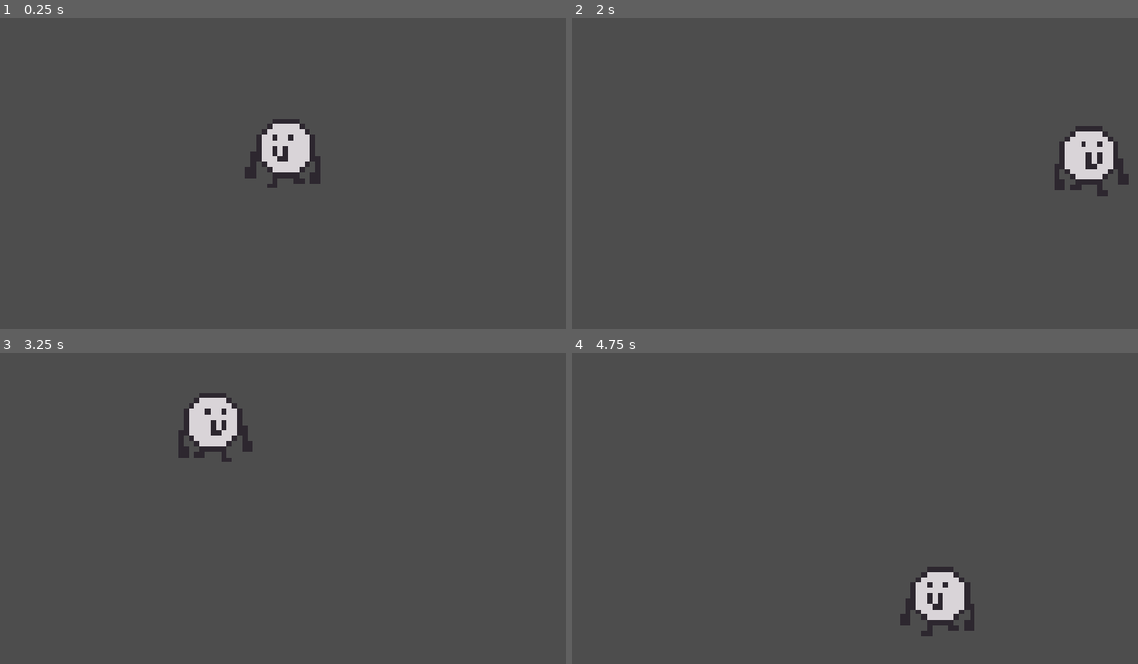
Above: before the commit, frames 1-4 (two rows, left to right).
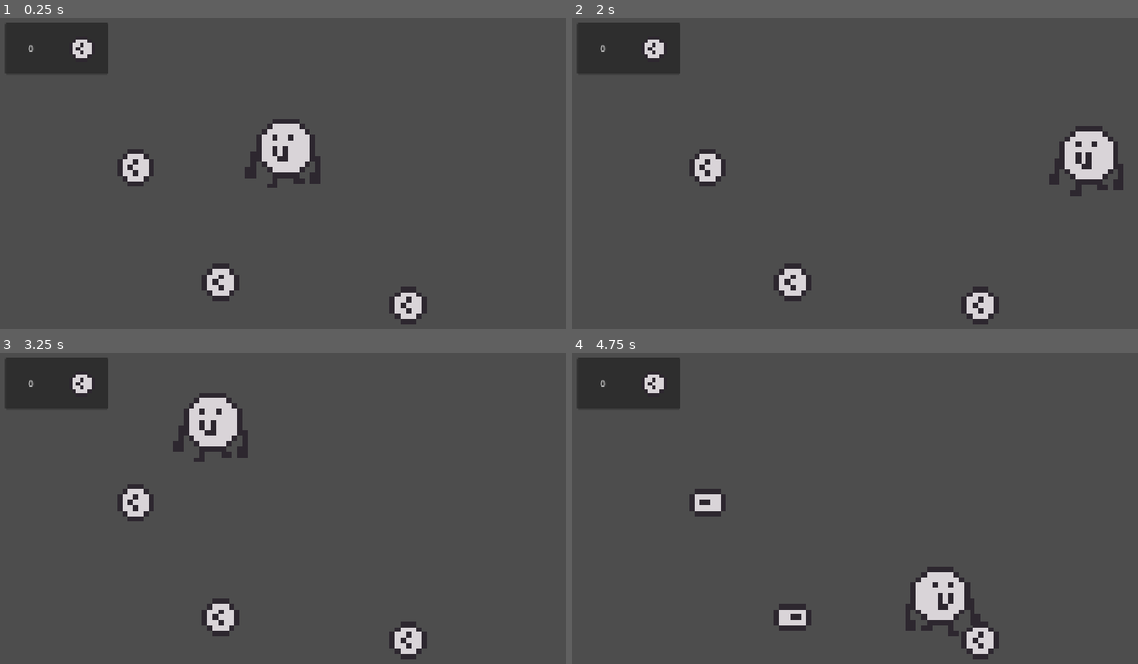
Above: after the commit, the same moments.

Repository: xvibyt/bob
Game: Godot game, scene res://main.tscn
Two runs of this game, one before a commit and one after it. Both use one fixed random seed, a clock stepped at 60 frames per second and the inputs below.
Inputs (mouse positions are in pixels of both pictures, inside the frame that each line leads up to):
- Up to frame 1 (0.25 s): no input
- Up to frame 2 (2 s): tap Enter at 0.5 s; move the mouse to (1002, 167) at 0.52 s; hold Right 0.53-1.28 s; tap Alt at 0.6 s; click (1002, 167) at 0.67 s; move the mouse to (741, 201) at 1.27 s; hold Down from 1.28 s (still down); tap Shift at 1.35 s
- Up to frame 3 (3.25 s): move the mouse to (356, 443) at 2.02 s; release Down at 2.03 s; hold Right 2.03-2.78 s; tap Alt at 2.1 s; move the mouse to (260, 586) at 2.77 s; hold Up from 2.78 s (still down); tap Shift at 2.85 s; click (260, 586) at 2.92 s
- Up to frame 4 (4.75 s): move the mouse to (1047, 570) at 3.52 s; release Up at 3.53 s; hold Left from 3.53 s (still down); tap Alt at 3.6 s; move the mouse to (679, 464) at 4.27 s; tap Shift at 4.35 s

The runs differ from the first frame. In frame 1, 4.8% of the frame differs, in the area x 1-76%, y 1-99%; in frame 2, 5.2%, in the area x 1-99%, y 1-99%; in frame 3, 5.2%; in frame 4, 5.0%.

Commit message:
Added coin system

Diff:
--- /dev/null
+++ b/bob/Coin.tscn
@@ -0,0 +1,191 @@
+[gd_scene format=3 uid="uid://dsm6o1v7encaq"]
+
+[ext_resource type="Texture2D" uid="uid://bjs0k73hsl4my" path="res://coin_pickup-Sheet.png" id="1_h5dih"]
+[ext_resource type="Script" uid="uid://dcdmgw28e2m78" path="res://coin_collector.gd" id="1_ou7jl"]
+
+[sub_resource type="RectangleShape2D" id="RectangleShape2D_6wppn"]
+
+[sub_resource type="AtlasTexture" id="AtlasTexture_ou7jl"]
+atlas = ExtResource("1_h5dih")
+region = Rect2(15, 0, 15, 15)
+
+[sub_resource type="AtlasTexture" id="AtlasTexture_ufda5"]
+atlas = ExtResource("1_h5dih")
+region = Rect2(30, 0, 15, 15)
+
+[sub_resource type="AtlasTexture" id="AtlasTexture_fj540"]
+atlas = ExtResource("1_h5dih")
+region = Rect2(45, 0, 15, 15)
+
+[sub_resource type="AtlasTexture" id="AtlasTexture_kjs0g"]
+atlas = ExtResource("1_h5dih")
+region = Rect2(60, 0, 15, 15)
+
+[sub_resource type="AtlasTexture" id="AtlasTexture_2bqf1"]
+atlas = ExtResource("1_h5dih")
+region = Rect2(75, 0, 15, 15)
+
+[sub_resource type="AtlasTexture" id="AtlasTexture_lvgfy"]
+atlas = ExtResource("1_h5dih")
+region = Rect2(90, 0, 15, 15)
+
+[sub_resource type="AtlasTexture" id="AtlasTexture_tkog7"]
+atlas = ExtResource("1_h5dih")
+region = Rect2(105, 0, 15, 15)
+
+[sub_resource type="AtlasTexture" id="AtlasTexture_m7ulc"]
+atlas = ExtResource("1_h5dih")
+region = Rect2(120, 0, 15, 15)
+
+[sub_resource type="AtlasTexture" id="AtlasTexture_vjcl1"]
+atlas = ExtResource("1_h5dih")
+region = Rect2(135, 0, 15, 15)
+
+[sub_resource type="AtlasTexture" id="AtlasTexture_xe4v2"]
+atlas = ExtResource("1_h5dih")
+region = Rect2(150, 0, 15, 15)
+
+[sub_resource type="AtlasTexture" id="AtlasTexture_esark"]
+atlas = ExtResource("1_h5dih")
+region = Rect2(165, 0, 15, 15)
+
+[sub_resource type="AtlasTexture" id="AtlasTexture_5xfxd"]
+atlas = ExtResource("1_h5dih")
+region = Rect2(180, 0, 15, 15)
+
+[sub_resource type="AtlasTexture" id="AtlasTexture_eys37"]
+atlas = ExtResource("1_h5dih")
+region = Rect2(195, 0, 15, 15)
+
+[sub_resource type="AtlasTexture" id="AtlasTexture_o2a8u"]
+atlas = ExtResource("1_h5dih")
+region = Rect2(0, 0, 15, 15)
+
+[sub_resource type="SpriteFrames" id="SpriteFrames_h5dih"]
+animations = [{
+"frames": [{
+"duration": 1.0,
+"texture": SubResource("AtlasTexture_ou7jl")
+}, {
+"duration": 1.0,
+"texture": SubResource("AtlasTexture_ufda5")
+}, {
+"duration": 1.0,
+"texture": SubResource("AtlasTexture_fj540")
+}, {
+"duration": 1.0,
+"texture": SubResource("AtlasTexture_kjs0g")
+}, {
+"duration": 1.0,
+"texture": SubResource("AtlasTexture_2bqf1")
+}, {
+"duration": 1.0,
+"texture": SubResource("AtlasTexture_lvgfy")
+}, {
+"duration": 1.0,
+"texture": SubResource("AtlasTexture_tkog7")
+}, {
+"duration": 1.0,
+"texture": SubResource("AtlasTexture_m7ulc")
+}, {
+"duration": 1.0,
+"texture": SubResource("AtlasTexture_vjcl1")
+}, {
+"duration": 1.0,
+"texture": SubResource("AtlasTexture_xe4v2")
+}, {
+"duration": 1.0,
+"texture": SubResource("AtlasTexture_esark")
+}, {
+"duration": 1.0,
+"texture": SubResource("AtlasTexture_5xfxd")
+}, {
+"duration": 1.0,
+"texture": SubResource("AtlasTexture_eys37")
+}, {
+"duration": 1.0,
+"texture": SubResource("AtlasTexture_o2a8u")
+}],
+"loop": 0,
+"name": &"default",
+"speed": 10.0
+}]
+
+[sub_resource type="Animation" id="Animation_ou7jl"]
+length = 0.001
+tracks/0/type = "bezier"
+tracks/0/imported = false
+tracks/0/enabled = true
+tracks/0/path = NodePath(".:position:x")
+tracks/0/interp = 1
+tracks/0/loop_wrap = true
+tracks/0/keys = {
+"handle_modes": PackedInt32Array(0),
+"points": PackedFloat32Array(0, -0.25, 0, 0.25, 0),
+"times": PackedFloat32Array(0)
+}
+tracks/1/type = "bezier"
+tracks/1/imported = false
+tracks/1/enabled = true
+tracks/1/path = NodePath(".:position:y")
+tracks/1/interp = 1
+tracks/1/loop_wrap = true
+tracks/1/keys = {
+"handle_modes": PackedInt32Array(0),
+"points": PackedFloat32Array(0, -0.25, 0, 0.25, 0),
+"times": PackedFloat32Array(0)
+}
+
+[sub_resource type="Animation" id="Animation_ufda5"]
+resource_name = "coin_collection"
+markers = [{
+"color": Color(1, 1, 1, 1),
+"name": &"new_marker",
+"time": 0.31
+}]
+tracks/0/type = "bezier"
+tracks/0/imported = false
+tracks/0/enabled = true
+tracks/0/path = NodePath(".:position:x")
+tracks/0/interp = 1
+tracks/0/loop_wrap = true
+tracks/0/keys = {
+"handle_modes": PackedInt32Array(0),
+"points": PackedFloat32Array(0, -0.25, 0, 0.25, 0),
+"times": PackedFloat32Array(0.33333334)
+}
+tracks/1/type = "bezier"
+tracks/1/imported = false
+tracks/1/enabled = true
+tracks/1/path = NodePath(".:position:y")
+tracks/1/interp = 1
+tracks/1/loop_wrap = true
+tracks/1/keys = {
+"handle_modes": PackedInt32Array(2),
+"points": PackedFloat32Array(0, -0.25, 0, 0.25, 0),
+"times": PackedFloat32Array(0.58)
+}
+
+[sub_resource type="AnimationLibrary" id="AnimationLibrary_fj540"]
+_data = {
+&"RESET": SubResource("Animation_ou7jl"),
+&"coin_collection": SubResource("Animation_ufda5")
+}
+
+[node name="Coin" type="Area2D" unique_id=1024904434]
+collision_layer = 0
+script = ExtResource("1_ou7jl")
+
+[node name="TouchArea" type="CollisionShape2D" parent="." unique_id=695639718]
+scale = Vector2(5, 5)
+shape = SubResource("RectangleShape2D_6wppn")
+
+[node name="AnimatedSprite2D" type="AnimatedSprite2D" parent="." unique_id=1794680233]
+texture_filter = 1
+scale = Vector2(10, 10)
+sprite_frames = SubResource("SpriteFrames_h5dih")
+
+[node name="AnimationPlayer" type="AnimationPlayer" parent="AnimatedSprite2D" unique_id=572764116]
+libraries/ = SubResource("AnimationLibrary_fj540")
+
+[connection signal="body_entered" from="." to="." method="_on_body_entered"]
--- /dev/null
+++ b/bob/CollectedCoins.tscn
@@ -0,0 +1,43 @@
+[gd_scene format=3 uid="uid://cqoim86oq7osq"]
+
+[ext_resource type="Texture2D" uid="uid://bjs0k73hsl4my" path="res://coin_pickup-Sheet.png" id="1_0q07r"]
+[ext_resource type="Script" uid="uid://dgb2v8ckga82y" path="res://collected_coins.gd" id="1_f1kck"]
+
+[sub_resource type="AtlasTexture" id="AtlasTexture_bais7"]
+atlas = ExtResource("1_0q07r")
+region = Rect2(4, 4, 7, 7)
+
+[node name="Panel" type="Panel" unique_id=1677648635]
+offset_right = 192.0
+offset_bottom = 96.0
+script = ExtResource("1_f1kck")
+
+[node name="Label" type="Label" parent="." unique_id=796938695]
+layout_mode = 1
+anchors_preset = 4
+anchor_top = 0.5
+anchor_bottom = 0.5
+offset_top = -48.0
+offset_right = 96.0
+offset_bottom = 48.0
+grow_vertical = 2
+text = "0"
+horizontal_alignment = 1
+vertical_alignment = 1
+
+[node name="TextureRect" type="TextureRect" parent="." unique_id=1808804827]
+texture_filter = 1
+layout_mode = 1
+anchors_preset = 6
+anchor_left = 1.0
+anchor_top = 0.5
+anchor_right = 1.0
+anchor_bottom = 0.5
+offset_left = -48.0
+offset_top = -24.0
+offset_bottom = 24.0
+grow_horizontal = 0
+grow_vertical = 2
+offset_transform_enabled = true
+offset_transform_position = Vector2(-25, 0)
+texture = SubResource("AtlasTexture_bais7")
--- /dev/null
+++ b/bob/coin_collector.gd
@@ -0,0 +1,16 @@
+class_name Coin2D extends Area2D
+
+signal is_collected
+
+@onready var Sprites := $AnimatedSprite2D
+
+var collected: bool = false
+
+func _on_body_entered(body: Node2D) -> void:
+	if collected: return
+	collected = true
+
+	Sprites.play()
+	await Sprites.animation_finished
+	is_collected.emit()
+	queue_free()
--- /dev/null
+++ b/bob/collected_coins.gd
@@ -0,0 +1,7 @@
+class_name CollectedCoinsUI extends Panel
+
+@onready var AmountDisplay = $Label
+
+
+func update(coins: int) -> void:
+	AmountDisplay.text = str(coins)
--- /dev/null
+++ b/bob/main.gd
@@ -0,0 +1,18 @@
+class_name World extends Node2D
+
+signal coins_updated(int)
+
+@onready var Coins = $Coins
+
+
+var coins: int = 0
+
+
+func _ready() -> void:
+	for Coin in Coins.get_children():
+		if Coin is Coin2D:
+			Coin.is_collected.connect(coin_collected)
+
+func coin_collected() -> void:
+	coins += 1
+	coins_updated.emit(coins)
--- a/bob/main.tscn
+++ b/bob/main.tscn
@@ -1,8 +1,66 @@
 [gd_scene format=3 uid="uid://bhyjtn7rxaxs"]
 
+[ext_resource type="Script" uid="uid://ot3clsw86x66" path="res://main.gd" id="1_h2yge"]
 [ext_resource type="PackedScene" uid="uid://bvc6dpmqbqu6n" path="res://Player.tscn" id="1_ig7tw"]
+[ext_resource type="PackedScene" uid="uid://dsm6o1v7encaq" path="res://Coin.tscn" id="2_0xm2m"]
+[ext_resource type="PackedScene" uid="uid://cqoim86oq7osq" path="res://CollectedCoins.tscn" id="4_1bvp3"]
 
-[node name="Node2D" type="Node2D" unique_id=673279493]
+[sub_resource type="RectangleShape2D" id="RectangleShape2D_bais7"]
+
+[sub_resource type="RectangleShape2D" id="RectangleShape2D_ig7tw"]
+size = Vector2(20, 1000)
+
+[sub_resource type="RectangleShape2D" id="RectangleShape2D_0xm2m"]
+size = Vector2(2000, 20)
+
+[node name="World" type="Node2D" unique_id=673279493]
+script = ExtResource("1_h2yge")
 
 [node name="Player" parent="." unique_id=1658933509 instance=ExtResource("1_ig7tw")]
 position = Vector2(557, 230)
+
+[node name="Map" type="Node" parent="." unique_id=1783709642]
+
+[node name="Wall" type="StaticBody2D" parent="Map" unique_id=1344857939]
+position = Vector2(-171, -171)
+
+[node name="Collision" type="CollisionShape2D" parent="Map/Wall" unique_id=1010820455]
+shape = SubResource("RectangleShape2D_bais7")
+
+[node name="Wall2" type="StaticBody2D" parent="Map" unique_id=1468399723]
+position = Vector2(13, 17)
+
+[node name="Collision" type="CollisionShape2D" parent="Map/Wall2" unique_id=1271996637]
+position = Vector2(-2, 290)
+shape = SubResource("RectangleShape2D_ig7tw")
+
+[node name="Collision2" type="CollisionShape2D" parent="Map/Wall2" unique_id=712660571]
+position = Vector2(1124, 261)
+shape = SubResource("RectangleShape2D_ig7tw")
+
+[node name="Collision3" type="CollisionShape2D" parent="Map/Wall2" unique_id=970178054]
+position = Vector2(596, -16)
+shape = SubResource("RectangleShape2D_0xm2m")
+
+[node name="Collision4" type="CollisionShape2D" parent="Map/Wall2" unique_id=154736517]
+position = Vector2(569, 626)
+shape = SubResource("RectangleShape2D_0xm2m")
+
+[node name="Panel" parent="." unique_id=1677648635 instance=ExtResource("4_1bvp3")]
+offset_left = 40.0
+offset_top = 25.0
+offset_right = 232.0
+offset_bottom = 121.0
+
+[node name="Coins" type="Node" parent="." unique_id=523157219]
+
+[node name="Coin" parent="Coins" unique_id=1024904434 instance=ExtResource("2_0xm2m")]
+position = Vector2(283, 295)
+
+[node name="Coin2" parent="Coins" unique_id=781820897 instance=ExtResource("2_0xm2m")]
+position = Vector2(442, 509)
+
+[node name="Coin3" parent="Coins" unique_id=775622264 instance=ExtResource("2_0xm2m")]
+position = Vector2(792, 552)
+
+[connection signal="coins_updated" from="." to="Panel" method="update"]
--- a/bob/player_controller.gd
+++ b/bob/player_controller.gd
@@ -5,13 +5,20 @@
 
 # Called when the node enters the scene tree for the first time.
 func _ready() -> void:
-	pass # Replace with function body.
+	DisplayServer.window_set_mode(DisplayServer.WINDOW_MODE_WINDOWED)
+	#pass # Replace with function body.
 
 
 # Called every frame. 'delta' is the elapsed time since the previous frame.
 func _process(delta: float) -> void:
 	velocity = velocity.move_toward(position.direction_to(get_global_mouse_position()) * 1000, 1000 * delta)
 	velocity = velocity.move_toward(Vector2.ZERO, 10000 * (1/position.distance_to(get_global_mouse_position())) * delta)
-	get_node("AnimatedSprite2D").play()
-
+	var Sprite = get_node("AnimatedSprite2D")
+	var speed = velocity.length()
+	Sprite.play()
+	Sprite.speed_scale = speed / 300
+	if speed < 50:
+		Sprite.animation = "default"
+	else:
+		Sprite.animation = "run"
 	move_and_slide()
--- a/bob/project.godot
+++ b/bob/project.godot
@@ -18,7 +18,6 @@
 [display]
 
 window/stretch/mode="canvas_items"
-window/stretch/aspect="expand"
 
 [editor_plugins]
 
Not shown, added: bob/coin_collector.gd.uid
Binary file added: bob/coin_pickup-Sheet.png
Not shown, added: bob/coin_pickup-Sheet.png.import
Not shown, added: bob/collected_coins.gd.uid
Not shown, added: bob/main.gd.uid
